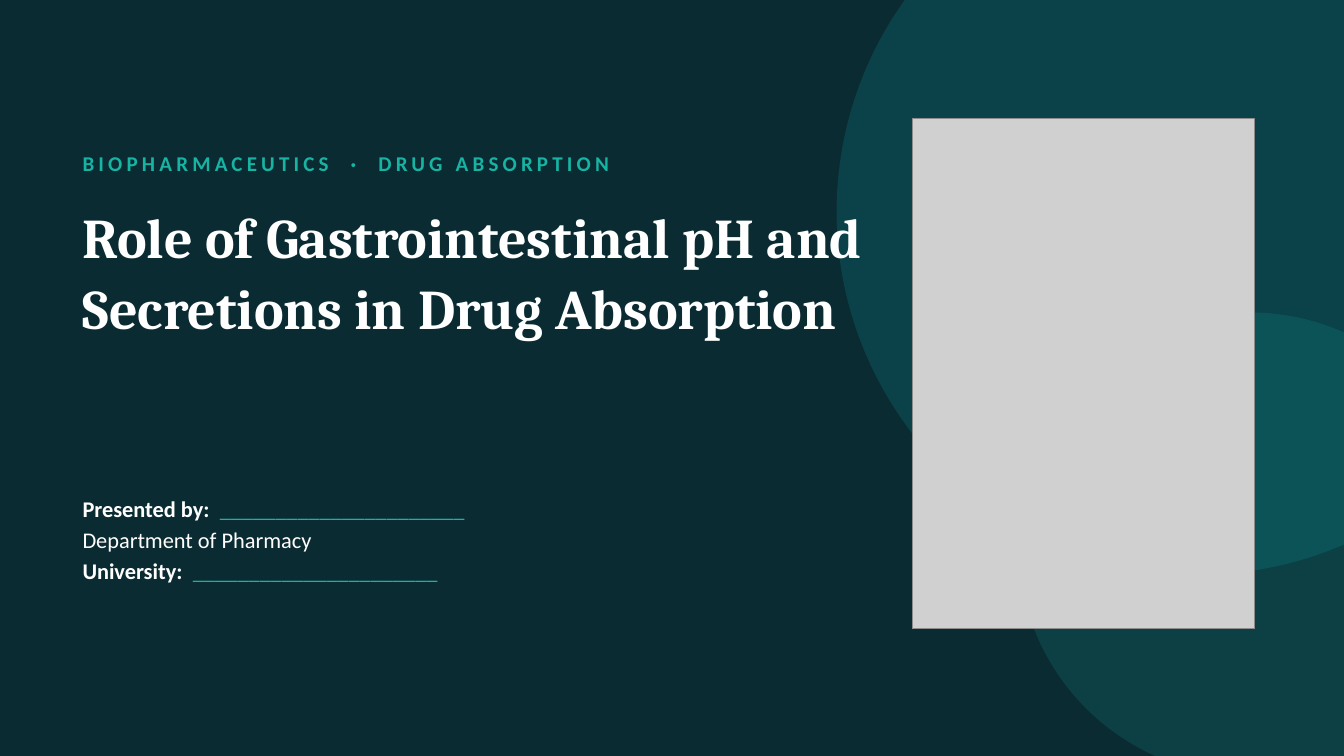
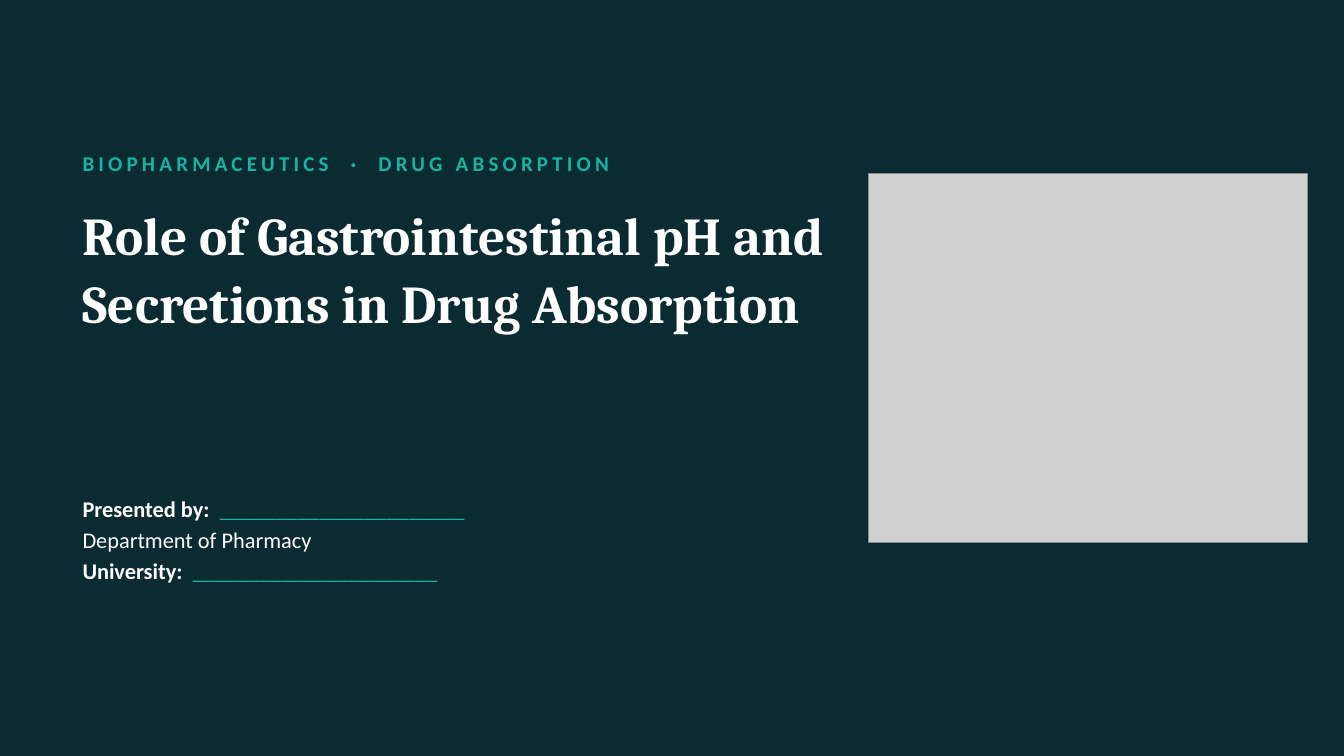
Before and after one commit to lolykapmo-cyber/jalal, a slide deck: slide 1 of presentation/GI-pH-and-Secretions-in-Drug-Absorption.pptx. Drawn at 1344x756 pixels with LibreOffice and Linux fonts; fonts in the diff are those of the drawing; grey boxes stand for pictures. Boxes give left, top, right and bottom in pixels: in the first picture for what was removed or moved away, otherwise in the second. Text is boxed around its words. In the diff, an @@ line names an element or a change of style, - is before the commit and + after.

```diff
--- a/presentation/GI-pH-and-Secretions-in-Drug-Absorption.pptx
+++ b/presentation/GI-pH-and-Secretions-in-Drug-Absorption.pptx
@@ ellipse removed at (x1=837, y1=0, x2=1344, y2=575) @@
@@ picture resized from (x1=912, y1=119, x2=1255, y2=629) to (x1=869, y1=173, x2=1308, y2=542) @@
@@ title "Role of Gastrointestinal pH and ..." at (x1=83, y1=217, x2=824, y2=334): size 40 to 38 pt @@
@@ ellipse removed at (x1=1018, y1=313, x2=1344, y2=756) @@
```
Also in this commit, not shown: 4 other slides changed, 12 other files.
